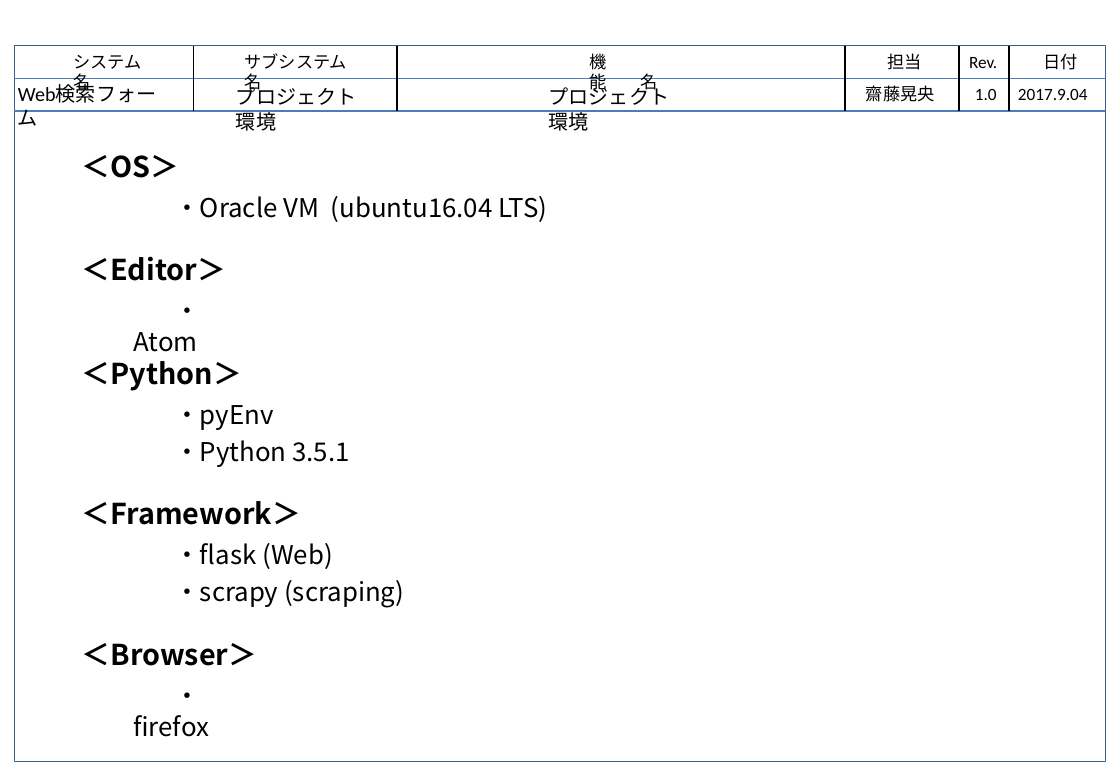
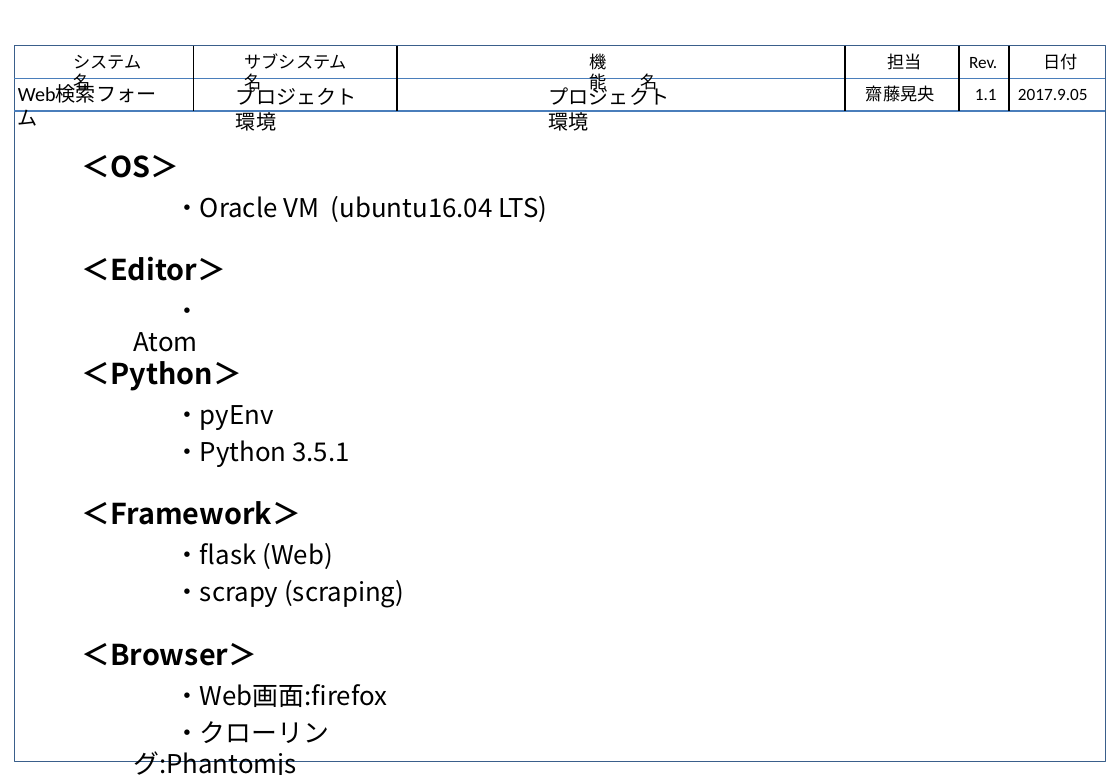
Before and after one commit to hirokishingu/flask, a slide deck: slide 2 of Web設計書_齋藤晃央_20170904.pptx. Drawn at 1120x775 pixels with LibreOffice and Linux fonts; fonts in the diff are those of the drawing. Boxes give left, top, right and bottom in pixels: in the first picture for what was removed or moved away, otherwise in the second. Text is boxed around its words. In the diff, an @@ line names an element or a change of style, - is before the commit and + after.

Commit message:
設計書　プロジェクト環境編集

```diff
--- a/Web設計書_齋藤晃央_20170904.pptx
+++ b/Web設計書_齋藤晃央_20170904.pptx
@@ text at box(975, 89, 997, 100): text changed @@
-1.0
+1.1
@@ text at box(1018, 89, 1088, 100): text changed @@
-2017.9.04
+2017.9.05
@@ text at box(133, 684, 387, 775): text changed @@
-  ・firefox
+  ・Web画面:firefox
+  ・クローリング:Phantomjs
```
